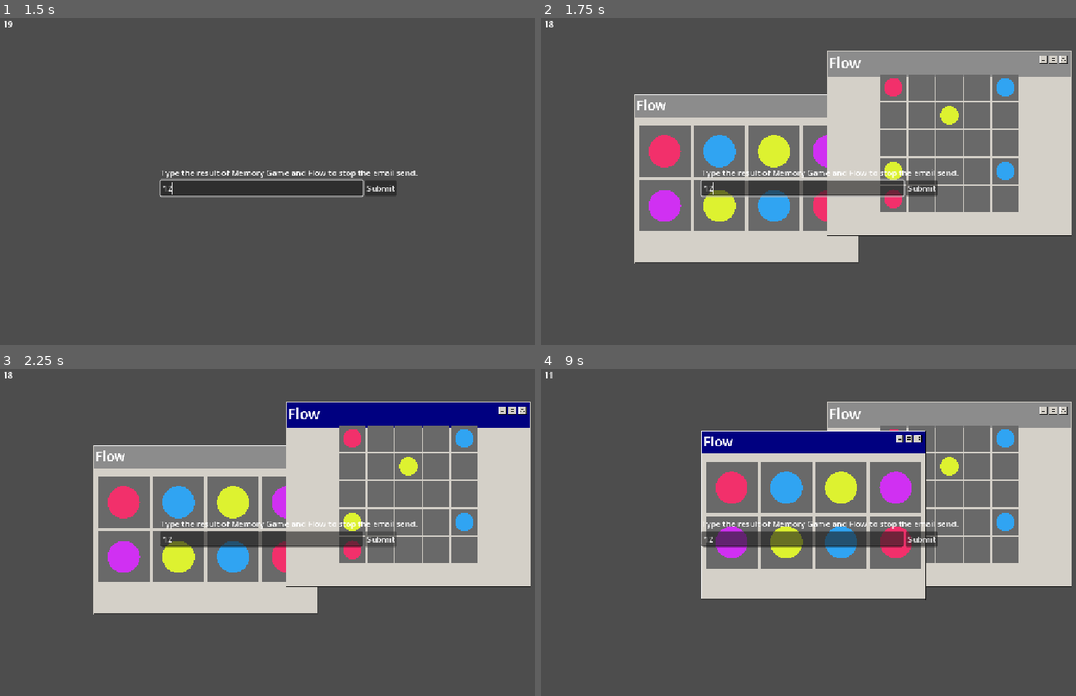
Above: before the commit, frames 1-4 (two rows, left to right).
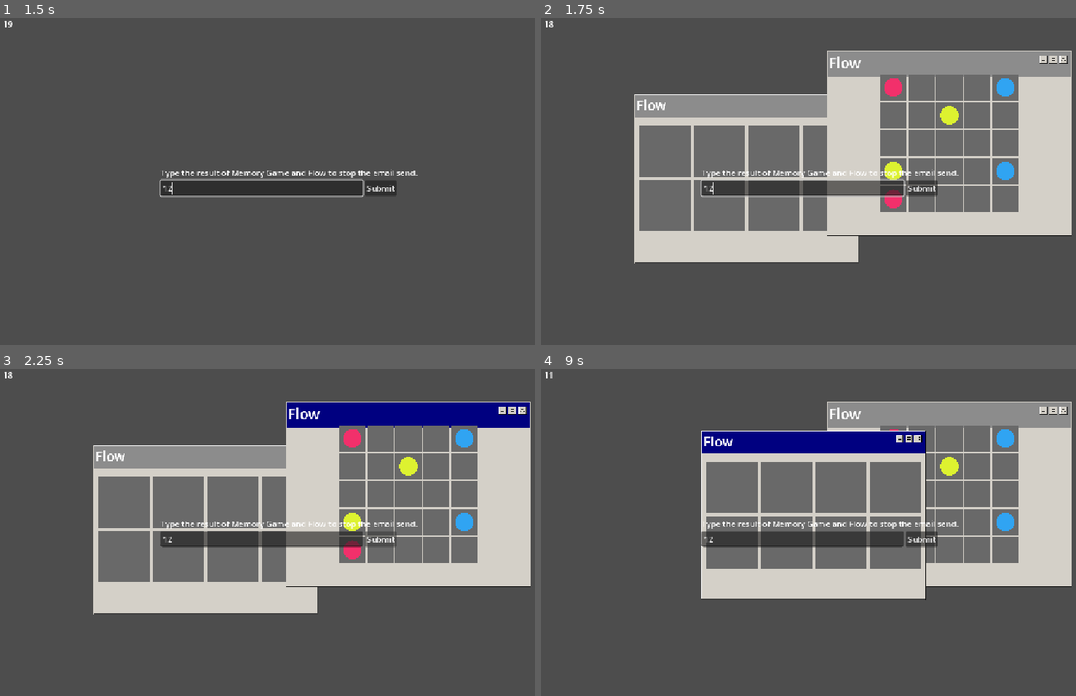
Above: after the commit, the same moments.

Repository: Vikociraptor/can_i_unsend
Game: Godot game, scene res://MainMenu.tscn
Two runs of this game, one before a commit and one after it. Both use one fixed random seed, a clock stepped at 60 frames per second and the inputs below.
Inputs (mouse positions are in pixels of both pictures, inside the frame that each line leads up to):
- Up to frame 1 (1.5 s): click (74, 204) at 0.5 s; click (262, 188) at 1.27 s; type "12" at 1.35 s
- Up to frame 2 (1.75 s): no input
- Up to frame 3 (2.25 s): click "Submit" at 2 s
- Up to frame 4 (9 s): click (835, 454) at 2.77 s; click (840, 454) at 3.52 s; click "Submit" at 4.25 s; click (835, 454) at 5.02 s; click (840, 454) at 5.77 s; click "Submit" at 6.5 s; click (835, 454) at 7.27 s; click (840, 454) at 8.02 s; tap Enter at 8.75 s; drag from (733, 457) to (931, 414) at 8.77 s

Frame 1 is identical in both runs. In frame 2, 3.2% of the frame differs, in the area x 20-54%, y 35-63%; in frame 3, 3.2%; in frame 4, 3.6%, in the area x 32-70%, y 31-58%.

Commit message:
Now only draw 'cards' when selected or matched

Diff:
--- a/Scripts/Memory/memory_grid.gd
+++ b/Scripts/Memory/memory_grid.gd
@@ -56,6 +56,7 @@
 	if event is InputEventMouseButton and event.button_index == MOUSE_BUTTON_LEFT and event.pressed and !levelWon and !levelLost and interactive:
 		var cell = Vector2i((make_input_local(event).position / (gridSize + padding)).round())
 		if is_clickable_cell(cell):
+			queue_redraw()
 			if matches.has(grid[cell.y][cell.x]):
 				return
 			print("Clicked cell ", grid[cell.y][cell.x])
@@ -91,4 +92,6 @@
 
 	for c in cards:
 		for cell in cards[c]:
-			draw_circle(Vector2(cell) * step, 25, colour_for(c))
+			print(grid[cell.y][cell.x])
+			if matches.has(grid[cell.y][cell.x]) or cell == firstSelectedCardCell:
+				draw_circle(Vector2(cell) * step, 25, colour_for(c))
